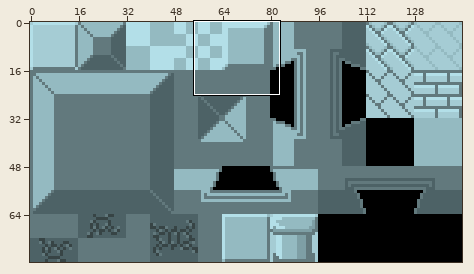
A sprite sheet gets an edit: Game/images/tileset.png. Above, an overview of the earlier version with the close-up marked.
Close-up. Earlier state:
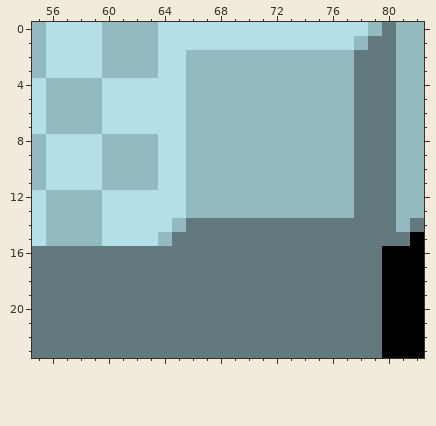
The file is 144x80 pixels. Shown: x 55..82, y 0..23.
The result:
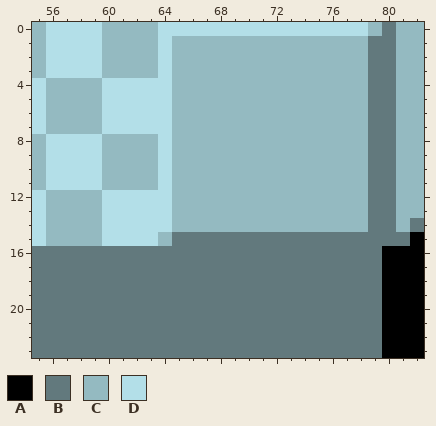
Palette (. is transparent): A #000000  B #62797d  C #94bac1  D #b3dfe8
The edit:
y 1: x 65..77 DDDDDDDDDDDDD -> CCCCCCCCCCCCC
y 2..13: x 65 D -> C; x 78 B -> C
y 14: x 66..78 BBBBBBBBBBBBB -> CCCCCCCCCCCCC
